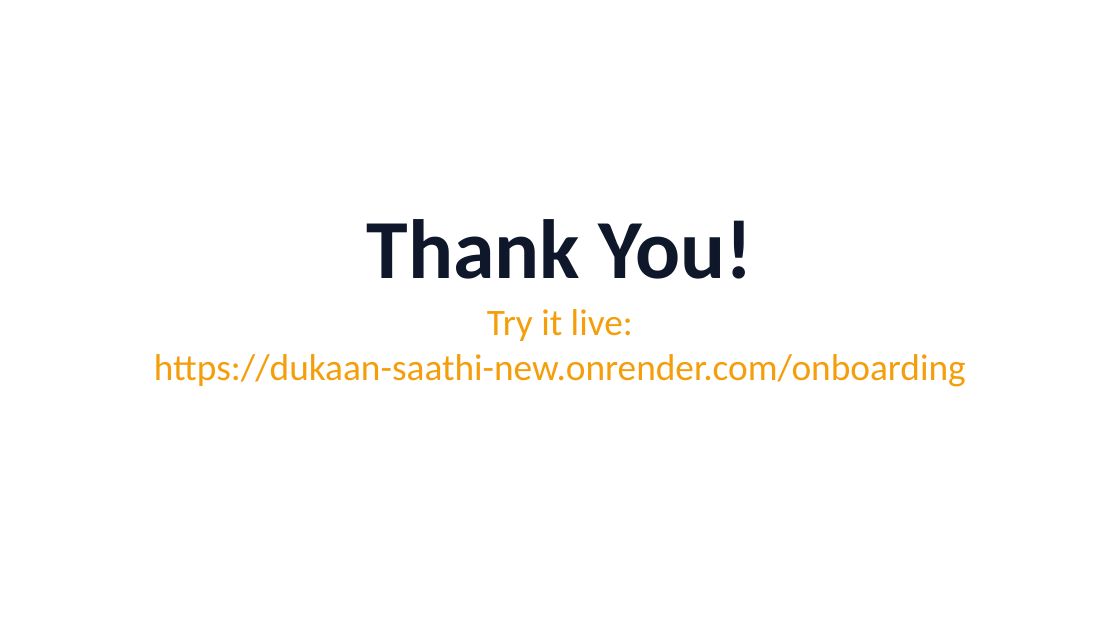
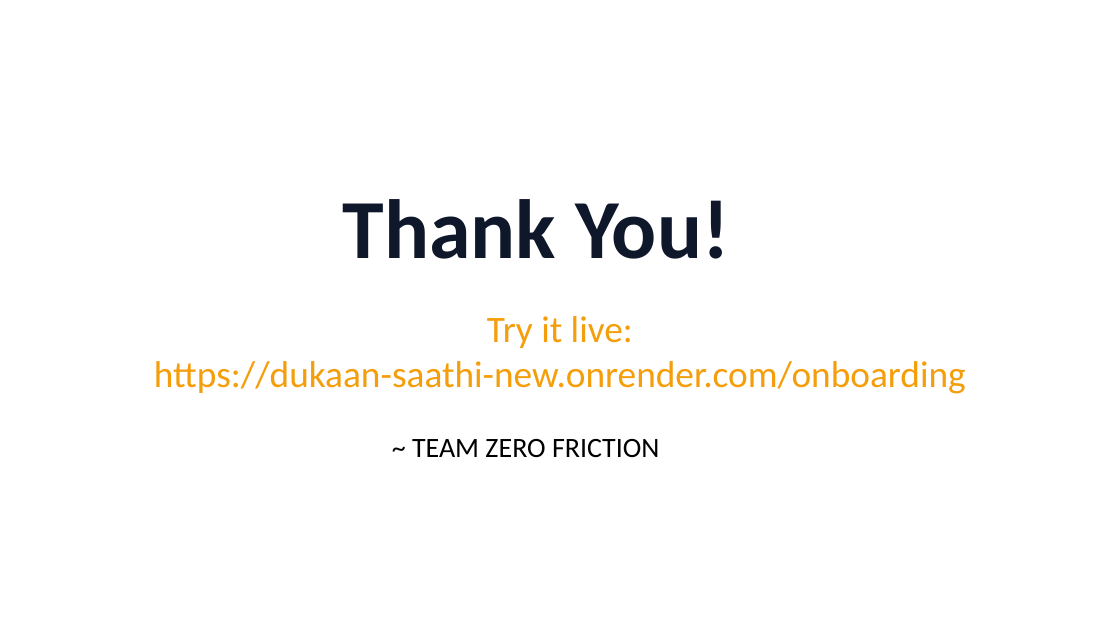
Before and after one commit to dev-sudeep018/Dukaan-Saathi, a slide deck: slide 10 of Dukaan_Saathi_Pitch.pptx. Drawn at 1120x630 pixels with LibreOffice and Linux fonts; fonts in the diff are those of the drawing. Boxes give left, top, right and bottom in pixels: in the first picture for what was removed or moved away, otherwise in the second. Text is boxed around its words. In the diff, an @@ line names an element or a change of style, - is before the commit and + after.

```diff
--- a/Dukaan_Saathi_Pitch.pptx
+++ b/Dukaan_Saathi_Pitch.pptx
@@ text "Thank You!": place and size @@
-text "Thank You!" at [366,219,753,279]
+text "Thank You!" at [343,199,729,259]
@@ text "Try it live: https://dukaan-saathi-new.onrender.com/onboardi ...": place and size @@
-text "Try it live: https://dukaan-saathi-new.onrender.com/onboardi ..." at [154,309,966,387]
+text "Try it live: https://dukaan-saathi-new.onrender.com/onboardi ..." at [154,316,966,394]
@@ text added at [412,439,659,458], 18 pt, text #000000 @@
+~ TEAM ZERO FRICTION
```
Also in this commit, not shown: 9 other slides changed, 4 other files.
